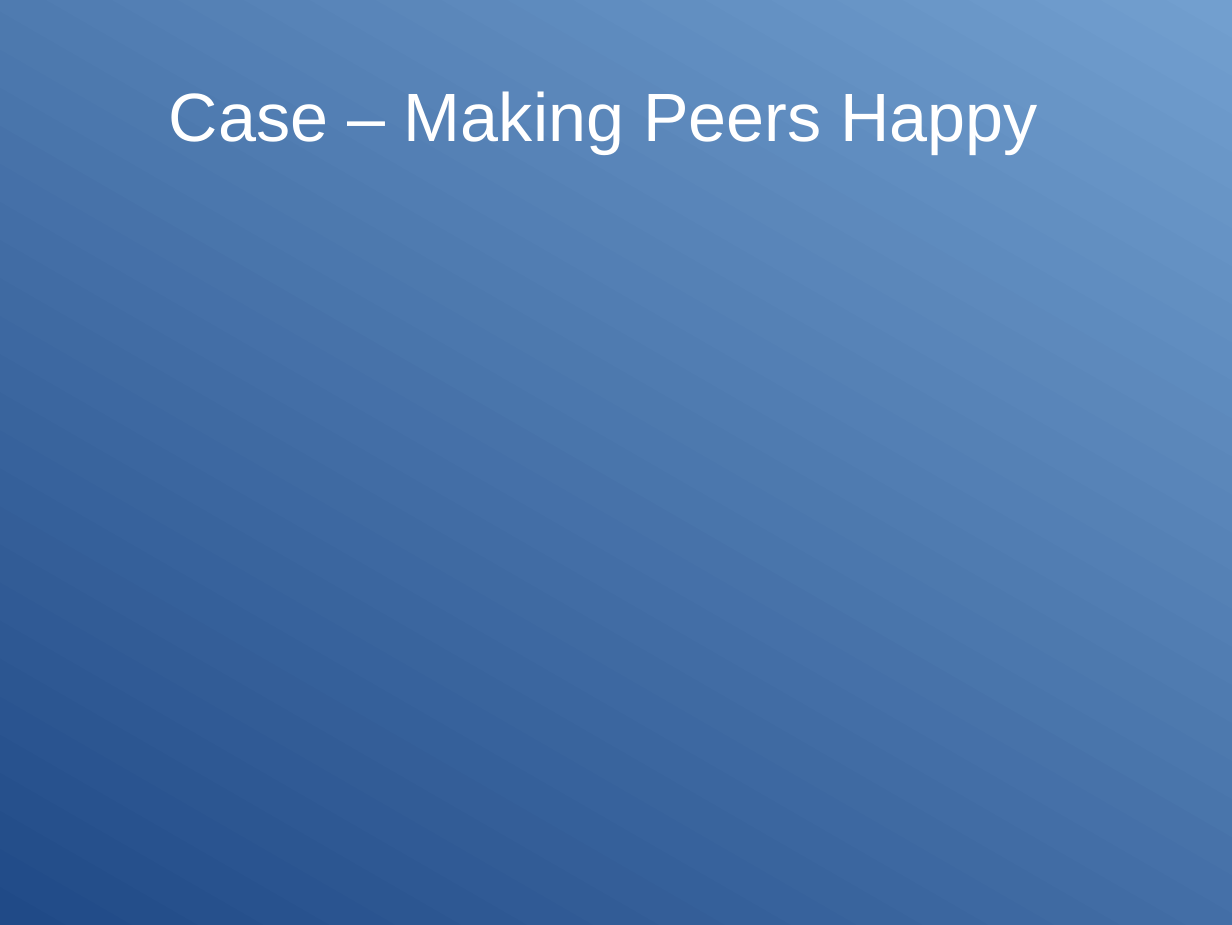
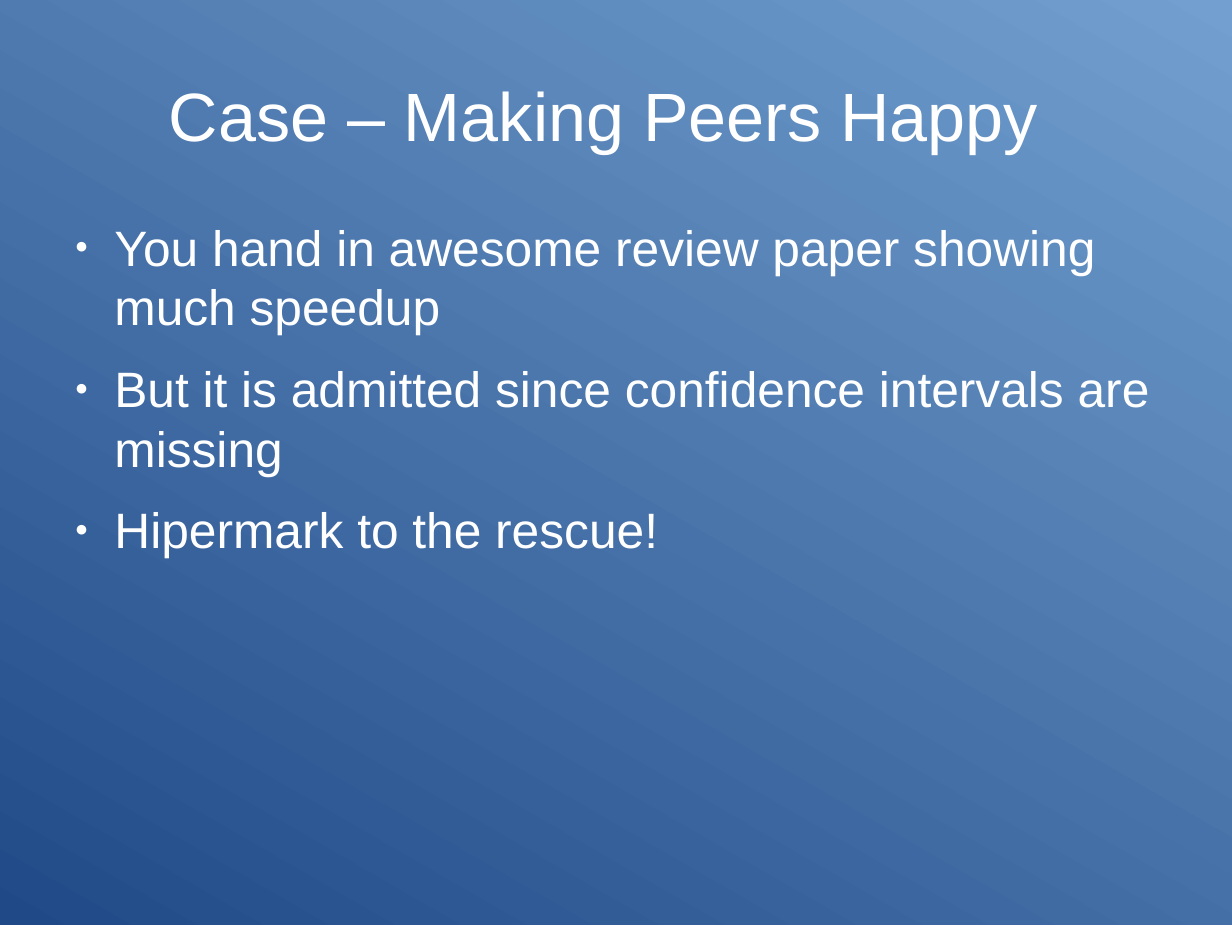
Before and after one commit to HIPERFIT/hipermark, a slide deck: slide 10 of presentation/presentation.odp (slide 9 before the commit). Drawn at 1232x925 pixels with LibreOffice and Linux fonts; fonts in the diff are those of the drawing. Boxes give left, top, right and bottom in pixels: in the first picture for what was removed or moved away, otherwise in the second. Text is boxed around its words. In the diff, an @@ line names an element or a change of style, - is before the commit and + after.

```diff
--- a/presentation/presentation.odp
+++ b/presentation/presentation.odp
@@ text added at bbox=[114, 230, 1150, 558], 32 pt, text #FFFFFF @@
+● You hand in awesome review paper showing much speedup
+● But it is admitted since confidence intervals are missing
+● Hipermark to the rescue!
```
Also in this commit, not shown: 2 other slides changed, 5 slides added, 1 slide removed.
